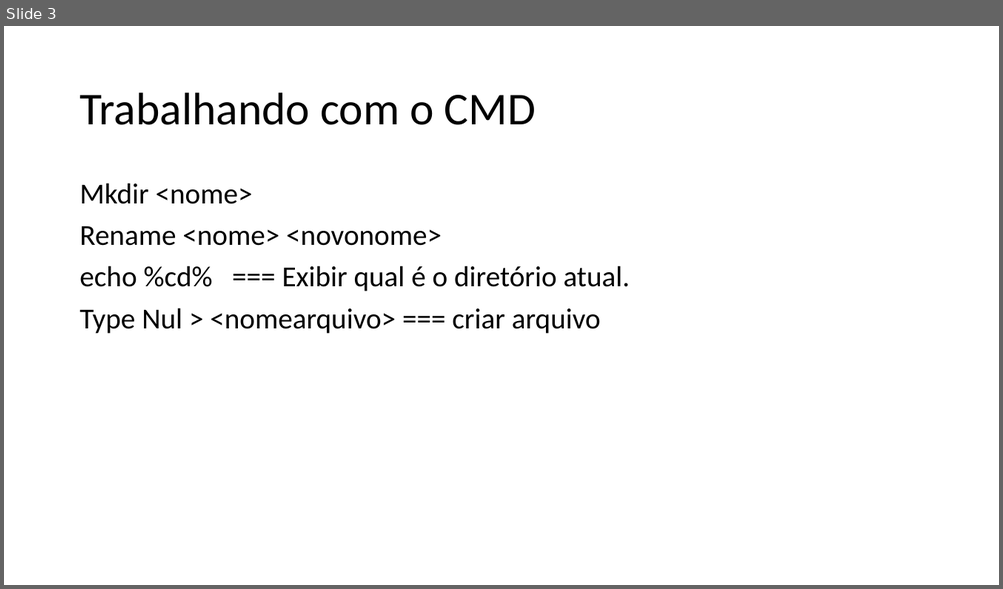
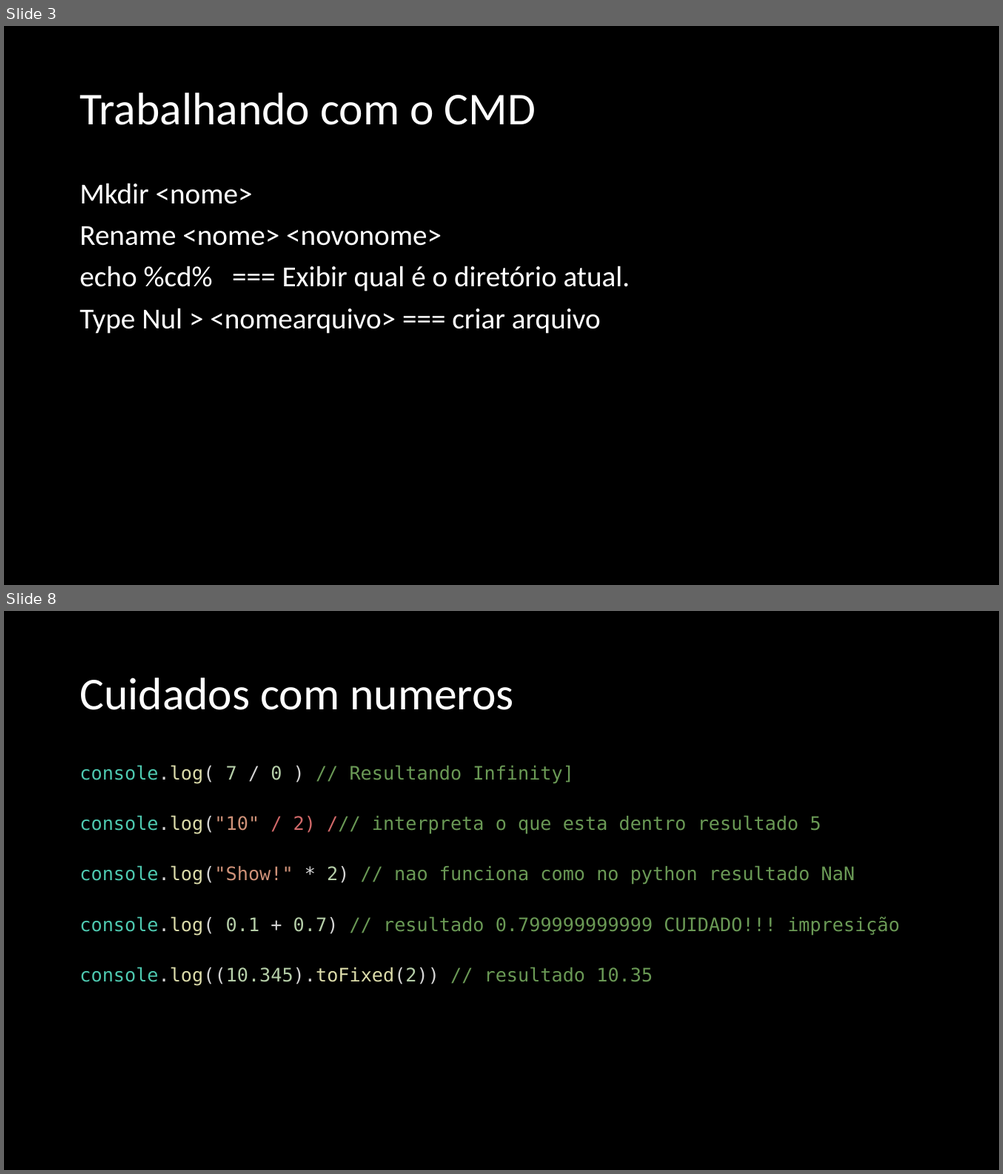
Before and after one commit to cesarfois/Curso_Udemy_Web_JS_COD3R, a slide deck: COD3R.pptx. Shown one above the other, each under a label of ours: slide 3 before the commit, slides 3 and 8 after it; the slides between them are not shown. The pictures are 1003x589 and 1003x1174 pixels, drawn with LibreOffice and Linux fonts; fonts in the diff are those of the drawing. Boxes give left, top, right and bottom in pixels: in the first picture for what was removed or moved away, otherwise in the second. Text is boxed around its words. In the diff, an @@ line names an element or a change of style, - is before the commit and + after.

```diff
--- a/COD3R.pptx
+++ b/COD3R.pptx
@@ slide 8 added at box(4, 611, 999, 1170), background #000000 @@
@@ title added at box(79, 678, 513, 710), 44 pt, text #FFFFFF @@
+Cuidados com numeros
@@ text added at box(79, 765, 899, 986), 18 pt, text #6A9955 @@
+console.log( 7 / 0 ) // Resultando Infinity]
+console.log("10" / 2) /// interpreta o que esta dentro resultado 5
+console.log("Show!" * 2) // nao funciona como no python resultado NaN
+console.log( 0.1 + 0.7) // resultado 0.799999999999 CUIDADO!!! impresição
+console.log((10.345).toFixed(2)) // resultado 10.35
@@ slide 3 changed as well @@
@@ background #FFFFFF to #000000 @@
@@ title "Trabalhando com o CMD" at box(79, 93, 535, 125): text colour #000000 to #FFFFFF @@
@@ text "Mkdir <nome>" at box(79, 183, 630, 334): text colour #000000 to #FFFFFF @@
```
Also in this commit, not shown: 2 other slides changed, 23 other slides added, 37 other files.
